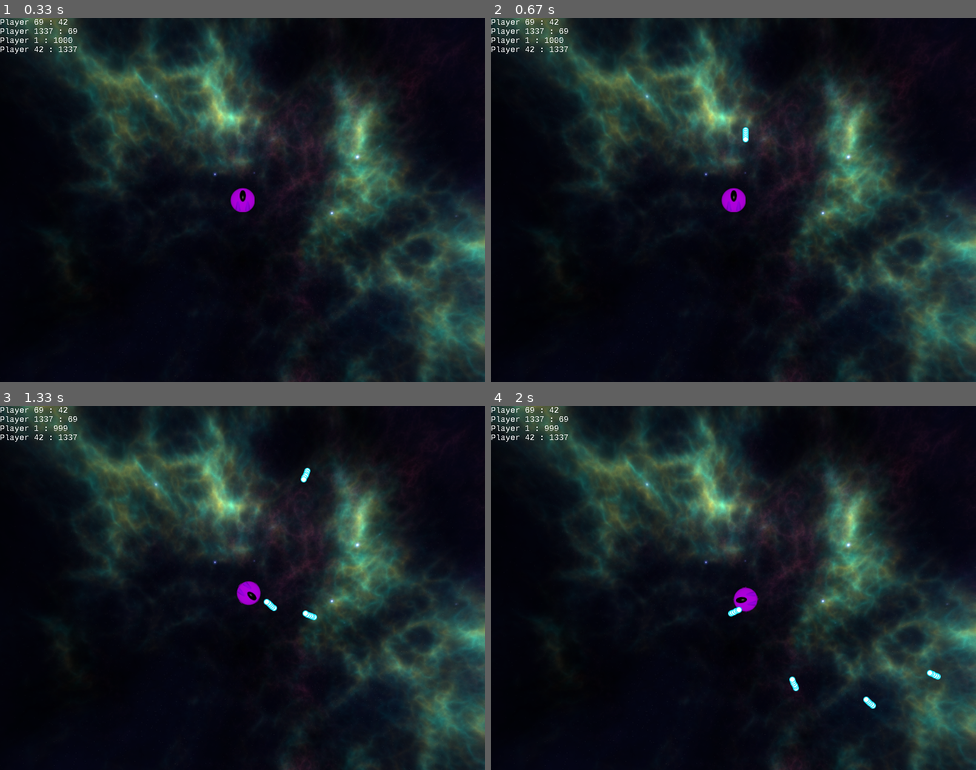
Above: before the commit, frames 1-4 (two rows, left to right).
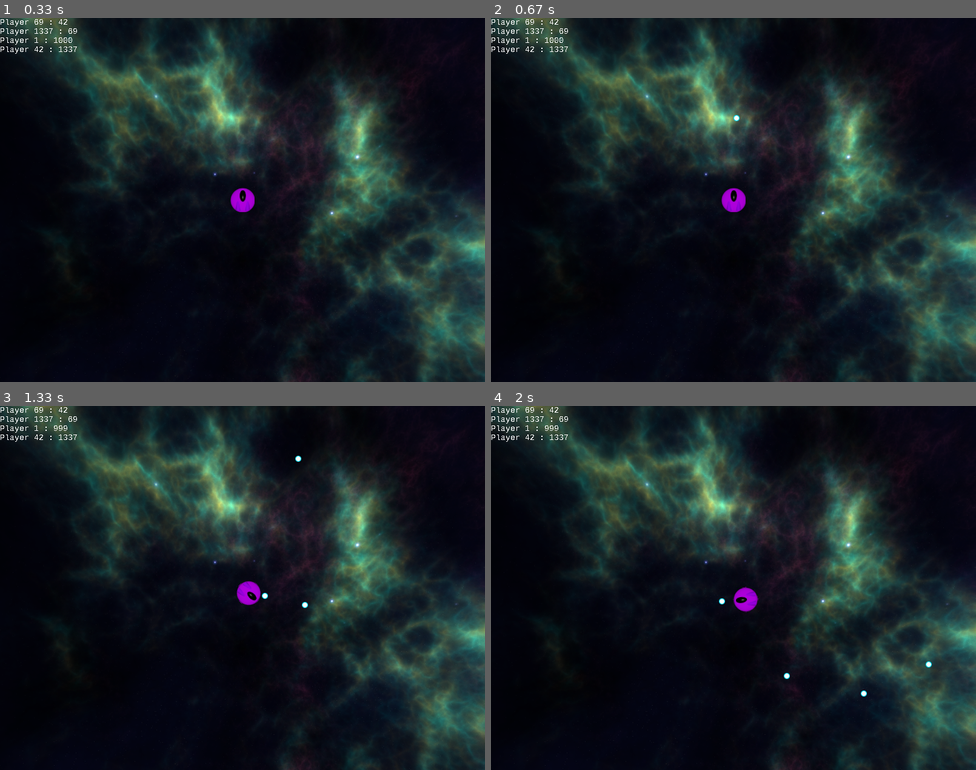
Above: after the commit, the same moments.

Repository: LostOxygen/ReMu-Agent-Env
Game: pygame game, started from main.py
Two runs of this game, one before a commit and one after it. Both use one fixed random seed, a clock stepped at 60 frames per second and the inputs below.
Inputs:
- Up to frame 1 (0.33 s): no input
- Up to frame 2 (0.67 s): tap Space at 0.33 s
- Up to frame 3 (1.33 s): hold Right 0.67-1.13 s; tap Space at 0.73, 1.03, 1.23 s; hold Up from 1.17 s (still down)
- Up to frame 4 (2 s): release Up at 1.47 s; hold Right 1.5-1.97 s; tap Space at 1.57, 1.87 s

Frame 1 is identical in both runs. In frame 2, less than 0.1% of the frame differs, in the area x 50-54%, y 26-35%; in frame 3, 0.2%; in frame 4, 0.3%, in the area x 47-93%, y 52-84%.

Commit message:
separated input handling and corrected bullets

Diff:
--- a/ai_wars/game_class.py
+++ b/ai_wars/game_class.py
@@ -45,14 +45,33 @@
 			self.delta_time = self.clock.tick(144)
 			self.time_elapsed_since_last_action += self.delta_time
 
+			self._handle_inputs()
 			self._handle_events()
 			self._process_game_logic()
 			self._draw()
 
+	def _handle_inputs(self) -> None:
+		"""private method to process inputs and limit the bullet frequency"""
+		# check whick keys eare pressed
+		is_key_pressed = pygame.key.get_pressed()
+
+		match is_key_pressed:
+			case is_key_pressed if is_key_pressed[pygame.K_SPACE]:
+				# limit the frequency of bullets
+				if self.time_elapsed_since_last_action > 100:
+					self.spaceship.action(EnumAction.SHOOT)
+					self.time_elapsed_since_last_action = 0
+			case is_key_pressed if is_key_pressed[pygame.K_LEFT]:
+				self.spaceship.action(EnumAction.LEFT)
+			case is_key_pressed if is_key_pressed[pygame.K_RIGHT]:
+				self.spaceship.action(EnumAction.RIGHT)
+			case is_key_pressed if is_key_pressed[pygame.K_UP]:
+				self.spaceship.action(EnumAction.FORWARD)
+			case is_key_pressed if is_key_pressed[pygame.K_DOWN]:
+				self.spaceship.action(EnumAction.BACKWARD)
+
 	def _handle_events(self) -> None:
-		"""Private helper method to listen for and process input via
-			pygame events
-		"""
+		"""Private helper method to listen and process pygame events"""
 		for event in pygame.event.get():
 			match event:
 				# check if the game should be closed
@@ -64,21 +83,6 @@
 				case _ if event.type == pygame.USEREVENT+0:
 					for spaceship in self.spaceships:
 						spaceship.score -= 1
-
-		# check whick keys eare pressed
-		is_key_pressed = pygame.key.get_pressed()
-
-		match is_key_pressed:
-			case is_key_pressed if is_key_pressed[pygame.K_SPACE]:
-				self.spaceship.action(EnumAction.SHOOT)
-			case is_key_pressed if is_key_pressed[pygame.K_LEFT]:
-				self.spaceship.action(EnumAction.LEFT)
-			case is_key_pressed if is_key_pressed[pygame.K_RIGHT]:
-				self.spaceship.action(EnumAction.RIGHT)
-			case is_key_pressed if is_key_pressed[pygame.K_UP]:
-				self.spaceship.action(EnumAction.FORWARD)
-			case is_key_pressed if is_key_pressed[pygame.K_DOWN]:
-				self.spaceship.action(EnumAction.BACKWARD)
 
 	def _draw_leaderboard(self, screen) -> None:
 		"""private method to draw the leaderboard on the given screen"""
--- a/ai_wars/spaceship.py
+++ b/ai_wars/spaceship.py
@@ -69,7 +69,7 @@
 	def _shoot(self) -> None:
 		"""public method to create a bullet and append it to the bullet list"""
 		bullet_velocity = self.direction * 3
-		bullet = Bullet(self.x+np.floor(self.width/2)-5, self.y, self.height, self.width, \
+		bullet = Bullet(self.x, self.y - np.floor(self.height/2), self.height, self.width, \
 						load_sprite("ai_wars/img/bullet.png"), bullet_velocity)
 		self.bullet_append(bullet)
 
